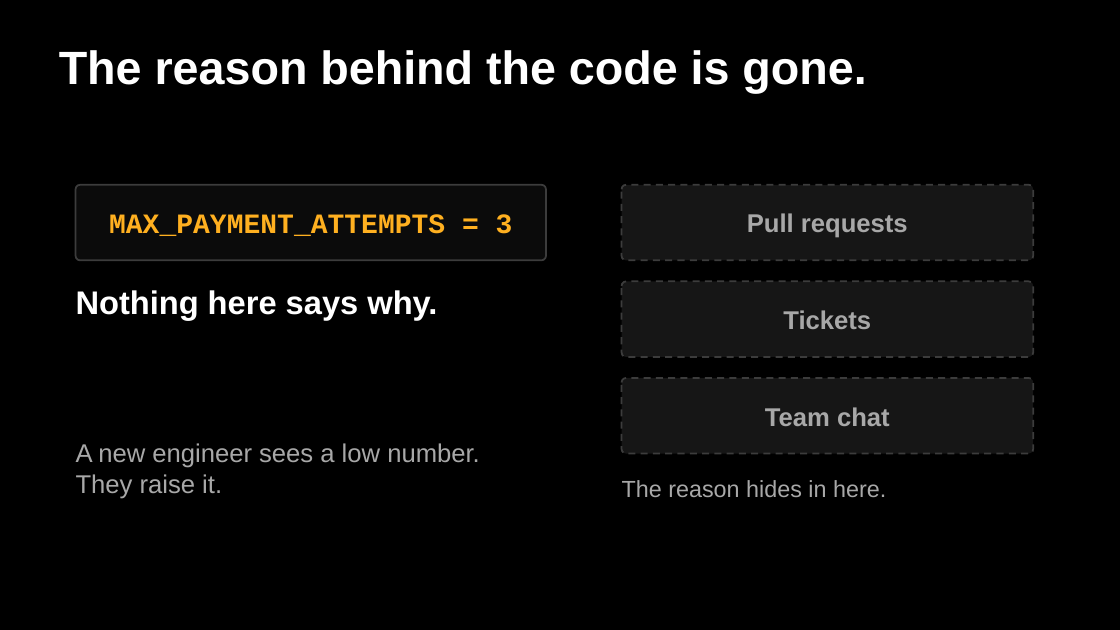
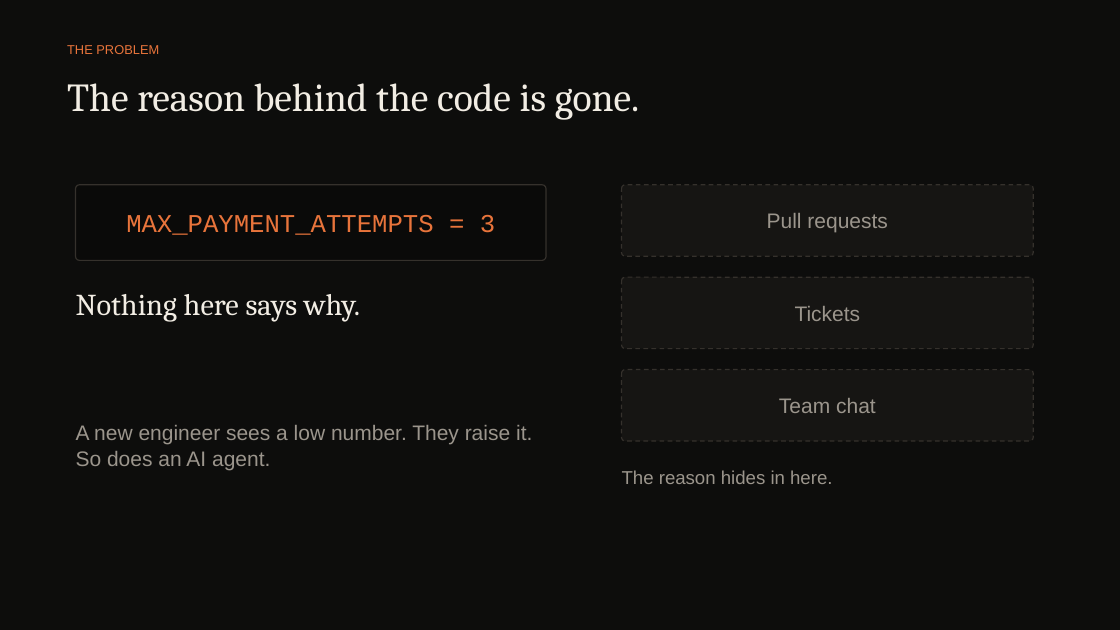
Before and after one commit to mdshreyas003/sdlc-agent, a slide deck: slide 2 of docs/Brightcart-Pitch.pptx. Drawn at 1120x630 pixels with LibreOffice and Linux fonts; fonts in the diff are those of the drawing. Boxes give left, top, right and bottom in pixels: in the first picture for what was removed or moved away, otherwise in the second. Text is boxed around its words. In the diff, an @@ line names an element or a change of style, - is before the commit and + after.

```diff
--- a/docs/Brightcart-Pitch.pptx
+++ b/docs/Brightcart-Pitch.pptx
@@ background #000000 to #0D0D0C @@
@@ text added at (67, 45, 159, 54), 11 pt, text #E8743B @@
+THE PROBLEM
@@ text "The reason behind the code ...": place and size @@
-text "The reason behind the code ..." at (59, 50, 866, 93)
+text "The reason behind the code ..." at (67, 83, 639, 120)
@@ text "The reason behind the code ..." at (67, 83, 639, 120): size 40 to 34 pt, font Arial to Cambria, text colour #FFFFFF to #F2EDE4, bold off @@
@@ rounded rectangle "MAX_PAYMENT_ATTEMPTS = 3" at (76, 185, 546, 260): size 24 to 22 pt, text colour #FFB020 to #E8743B, bold off; fill #0B0B0B to #0A0A09; outline #3C3C3C 1.5 pt to #35312C 1 pt; proportions changed @@
@@ rounded rectangle "Pull requests": place and size @@
-rounded rectangle "Pull requests" at (622, 185, 1033, 260)
+rounded rectangle "Pull requests" at (622, 185, 1033, 256)
@@ text "Nothing here says why." at (76, 294, 360, 322): size 28 to 26 pt, font Arial to Cambria, text colour #FFFFFF to #F2EDE4, bold off @@
@@ rounded rectangle "Tickets": place and size @@
-rounded rectangle "Tickets" at (622, 281, 1033, 357)
+rounded rectangle "Tickets" at (622, 277, 1033, 349)
@@ size 22 to 18 pt, text colour #A8A8A8 to #9B958C, bold off; fill #161616 to #161513; outline #3C3C3C 1.5 pt dashed to #35312C 1 pt dashed; proportions changed in 3 elements at (622, 185, 1033, 256), (622, 277, 1033, 349), (622, 370, 1033, 441) @@
@@ rounded rectangle "Team chat": place and size @@
-rounded rectangle "Team chat" at (622, 378, 1033, 454)
+rounded rectangle "Team chat" at (622, 370, 1033, 441)
@@ text at (76, 425, 532, 470): text changed; size 22 to 18 pt; text colour #A8A8A8 to #9B958C @@
-A new engineer sees a low number.
-They raise it.
+A new engineer sees a low number. They raise it.
+So does an AI agent.
@@ text "The reason hides in here.": place and size @@
-text "The reason hides in here." at (622, 480, 886, 497)
+text "The reason hides in here." at (622, 470, 832, 484)
@@ text "The reason hides in here." at (622, 470, 832, 484): size 20 to 16 pt, text colour #A8A8A8 to #9B958C @@
```
Also in this commit, not shown: 1 other slide changed, 5 slides added, 12 slides removed, 5 other files.
